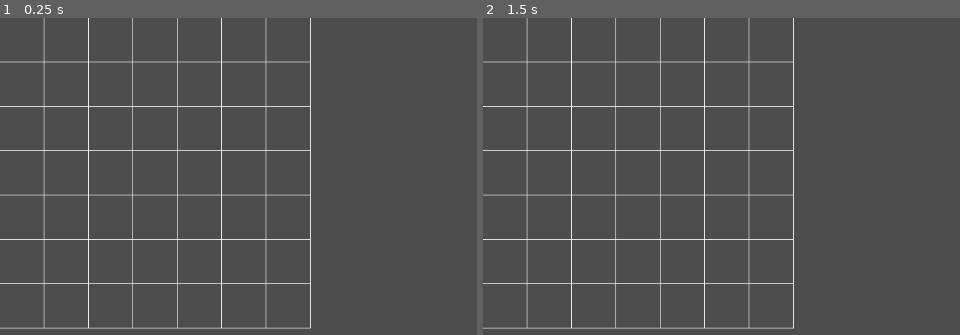
Above: before the commit, frames 1-2 (left to right).
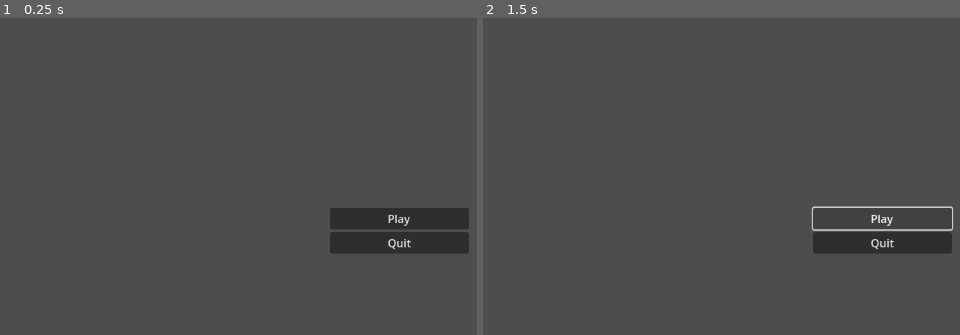
Above: after the commit, the same moments.

Repository: CloneDeath/TCGGame
Game: Godot game, scene res://Scenes/MainMenu.tscn
Same seed, same stepped clock (60 frames per second), same inputs: the game is played once before the commit and once after it. Before the commit the project starts from res://Main.tscn.
Inputs (mouse positions are in pixels of both pictures, inside the frame that each line leads up to):
- Up to frame 1 (0.25 s): no input
- Up to frame 2 (1.5 s): click (883, 217) at 0.5 s, where only the run after the commit has a clickable "Play"; click (883, 217) at 1.25 s, where only the run after the commit has a clickable "Play"

The runs differ from the first frame. In frame 1, 7.6% of the frame differs, in the area x 0-99%, y 0-99%; in frame 2, 6.2%.

Commit message:
Add main menu

Diff:
--- /dev/null
+++ b/Scenes/MainMenu.gd
@@ -0,0 +1,7 @@
+extends Control
+
+func _on_play_pressed():
+	get_tree().change_scene_to_file("res://Main.tscn")
+
+func _on_quit_pressed():
+	get_tree().quit()
--- /dev/null
+++ b/Scenes/MainMenu.tscn
@@ -0,0 +1,27 @@
+[gd_scene load_steps=3 format=3 uid="uid://mainmenu"]
+
+[ext_resource type="Script" path="res://Scenes/MainMenu.gd" id="1"]
+
+[node name="MainMenu" type="Control"]
+anchor_right = 1.0
+anchor_bottom = 1.0
+script = ExtResource(1)
+
+[node name="VBoxContainer" type="VBoxContainer" parent="."]
+anchor_left = 0.5
+anchor_top = 0.5
+anchor_right = 0.5
+anchor_bottom = 0.5
+offset_left = -100.0
+offset_top = -50.0
+offset_right = 100.0
+offset_bottom = 50.0
+
+[node name="PlayButton" type="Button" parent="VBoxContainer"]
+text = "Play"
+
+[node name="QuitButton" type="Button" parent="VBoxContainer"]
+text = "Quit"
+
+[connection signal="pressed" from="PlayButton" to="." method="_on_play_pressed"]
+[connection signal="pressed" from="QuitButton" to="." method="_on_quit_pressed"]
--- a/project.godot
+++ b/project.godot
@@ -11,7 +11,7 @@
 [application]
 
 config/name="TCGGame"
-run/main_scene="res://Main.tscn"
+run/main_scene="res://Scenes/MainMenu.tscn"
 config/features=PackedStringArray("4.4", "GL Compatibility")
 config/icon="res://icon.svg"
 
